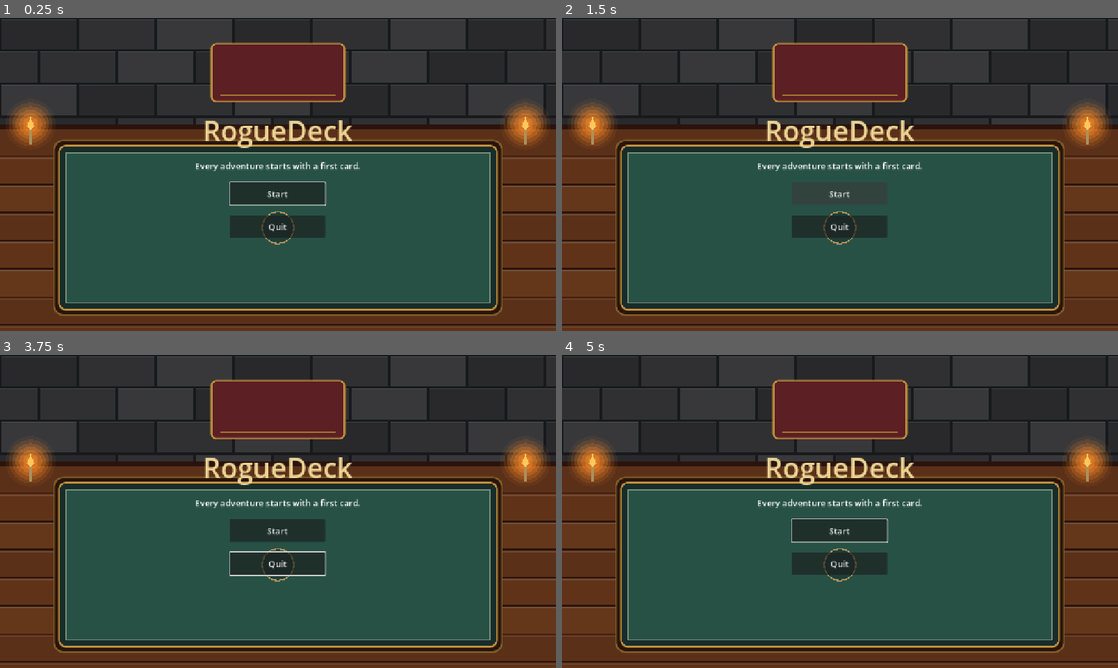
Above: before the commit, frames 1-4 (two rows, left to right).
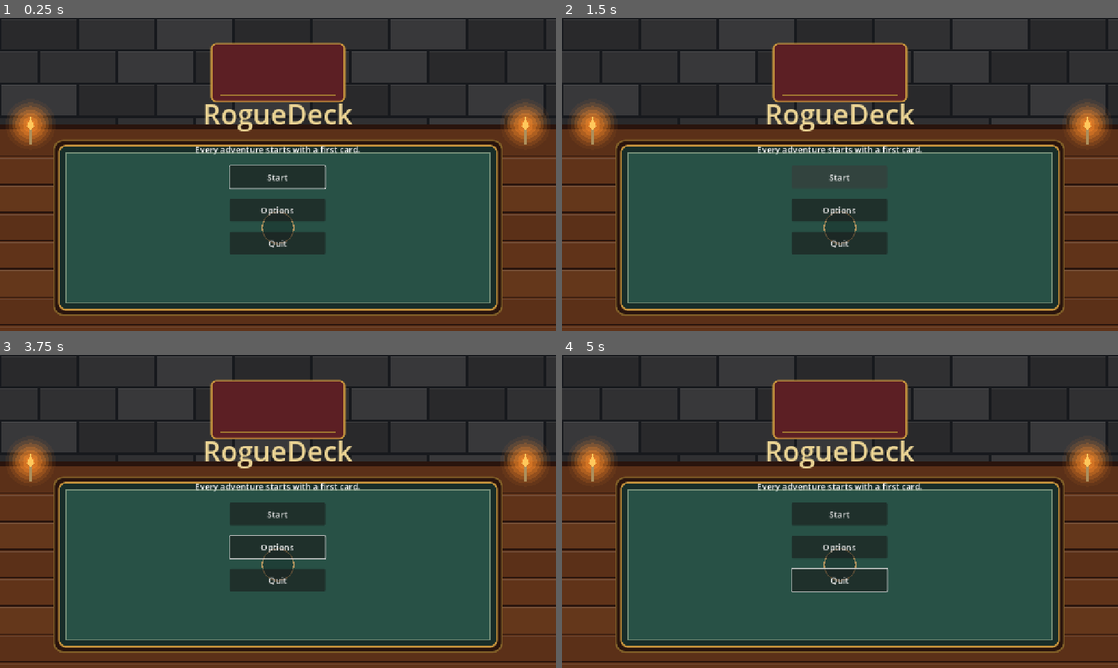
Above: after the commit, the same moments.

Repository: AlexandreBech/RogueDeck
Game: Godot game, scene res://scenes/main.tscn
Two runs of this game, one before a commit and one after it. Both use one fixed random seed, a clock stepped at 60 frames per second and the inputs below.
Inputs (mouse positions are in pixels of both pictures, inside the frame that each line leads up to):
- Up to frame 1 (0.25 s): no input
- Up to frame 2 (1.5 s): click (840, 208) at 0.5 s, where only the run after the commit has a clickable "Options"; click "Start" at 1.25 s
- Up to frame 3 (3.75 s): click "Start" at 2 s; click "Start" at 2.75 s; tap Enter at 3.5 s; move the mouse to (400, 495) at 3.52 s; tap Tab at 3.6 s; click (400, 495) at 3.67 s
- Up to frame 4 (5 s): move the mouse to (728, 527) at 4.27 s; tap Tab at 4.35 s; click (728, 527) at 4.42 s

The runs differ from the first frame. In frame 1, 5.6% of the frame differs, in the area x 35-65%, y 27-76%; in frame 2, 4.3%; in frame 3, 5.5%; in frame 4, 5.6%.

Commit message:
Add Options menu button (ALE-10)

Diff:
--- a/rogue-deck/scenes/main.tscn
+++ b/rogue-deck/scenes/main.tscn
@@ -47,6 +47,13 @@
 theme_override_font_sizes/font_size = 20
 text = "Start"
 
+[node name="Options" type="Button" parent="Center/Content"]
+custom_minimum_size = Vector2(220, 52)
+layout_mode = 2
+size_flags_horizontal = 4
+theme_override_font_sizes/font_size = 20
+text = "Options"
+
 [node name="Quit" type="Button" parent="Center/Content"]
 custom_minimum_size = Vector2(220, 52)
 layout_mode = 2
--- a/rogue-deck/tests/test_main.gd
+++ b/rogue-deck/tests/test_main.gd
@@ -51,6 +51,21 @@
 	check(quit_button is Button, "Quit button must exist")
 	if quit_button is Button:
 		check(quit_button.pressed.is_connected(Callable(scene, "_on_quit_pressed")), "Quit button must be connected")
+	var options_button = scene.get_node_or_null("Center/Content/Options")
+	check(options_button is Button and options_button.text == "Options", "Options button must exist with the correct label")
+	if options_button is Button and start_button is Button and quit_button is Button:
+		check(options_button.is_visible_in_tree() and not options_button.disabled, "Options must be visible and enabled")
+		check(start_button.get_index() < options_button.get_index() and options_button.get_index() < quit_button.get_index(), "Options must appear between Start and Quit")
+		check(options_button.size == start_button.size and options_button.size == quit_button.size, "All menu buttons must have matching dimensions")
+		check(options_button.get_theme_font_size("font_size") == start_button.get_theme_font_size("font_size"), "Options typography must match Start")
+		check(start_button.get_global_rect().end.y <= options_button.global_position.y and options_button.get_global_rect().end.y <= quit_button.global_position.y, "Menu buttons must not overlap")
+		check(scene.get_global_rect().encloses(scene.get_node("Center/Content").get_global_rect()), "Menu content must fit inside the viewport")
+		await navigate_focus(false)
+		check(options_button.has_focus(), "Tab from Start must focus Options")
+		await navigate_focus(false)
+		check(quit_button.has_focus(), "Tab from Options must focus Quit")
+		await navigate_focus(true)
+		check(options_button.has_focus(), "Shift+Tab from Quit must focus Options")
 	scene.queue_free()
 	await process_frame
 	if failures == 0:
@@ -58,3 +73,16 @@
 	else:
 		push_error("%d of %d checks failed" % [failures, checks])
 	quit(1 if failures > 0 else 0)
+
+
+func navigate_focus(backwards: bool) -> void:
+	var event := InputEventKey.new()
+	event.keycode = KEY_TAB
+	event.shift_pressed = backwards
+	event.pressed = true
+	Input.parse_input_event(event)
+	await process_frame
+	event = event.duplicate()
+	event.pressed = false
+	Input.parse_input_event(event)
+	await process_frame
Not shown, changed: README.md
Not shown, added: docs/tasks/ALE-10.md
